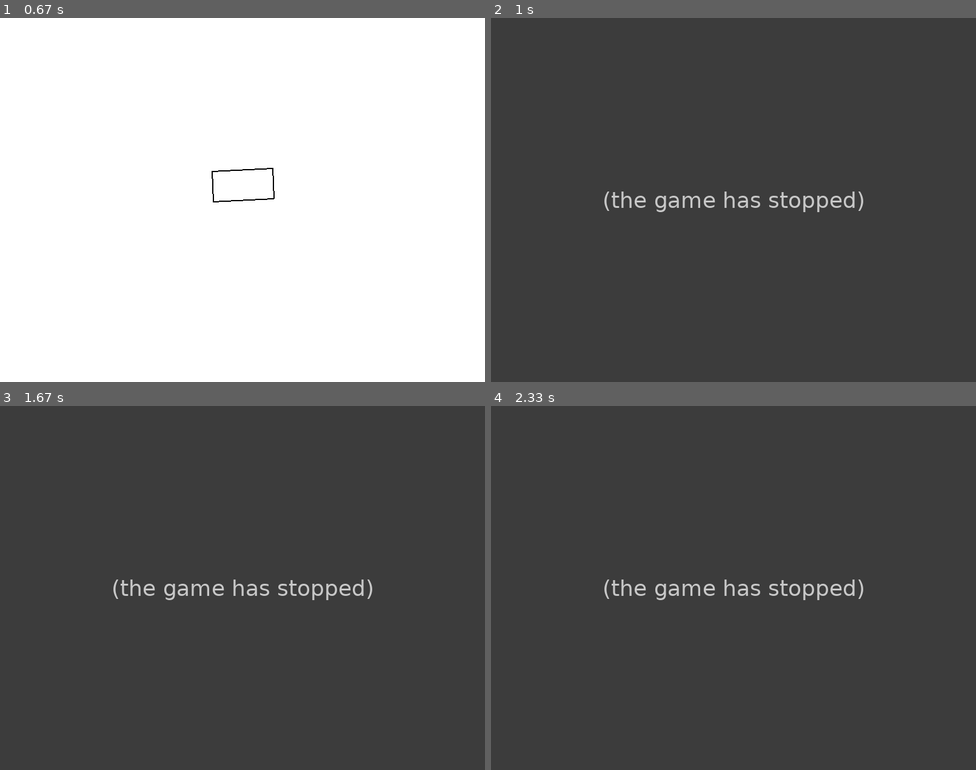
Above: before the commit, frames 1-4 (two rows, left to right).
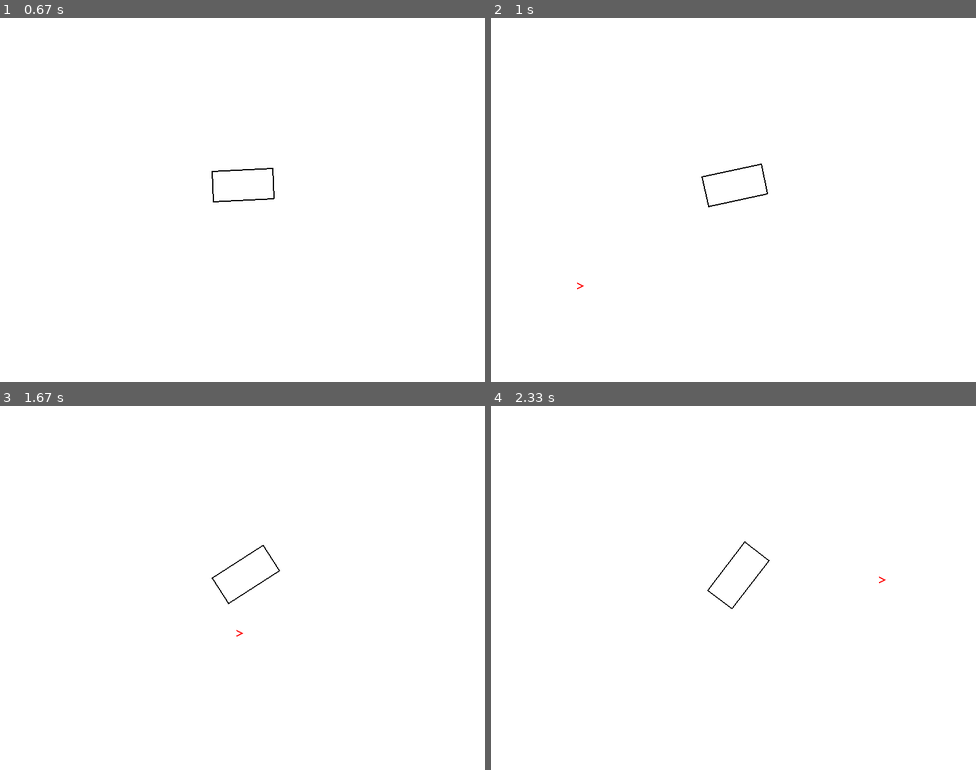
Above: after the commit, the same moments.

Repository: Sekou/PYHelpersRTU
Game: pygame game, started from forces2d.py
The game is run twice, just before and just after one commit, with the same random seed, the same clock (stepped at 60 frames per second) and the same inputs.
Inputs (mouse positions are in pixels of both pictures, inside the frame that each line leads up to):
- Up to frame 1 (0.67 s): press the mouse at (126, 203) at 0.37 s; move the mouse to (208, 243) at 0.47 s; release the mouse at (291, 280) at 0.6 s
- Up to frame 2 (1 s): click (583, 287) at 0.73 s
- Up to frame 3 (1.67 s): click (252, 464) at 1.07 s; click (242, 631) at 1.4 s
- Up to frame 4 (2.33 s): click (655, 467) at 1.73 s; click (883, 580) at 2.07 s

Frame 1 is identical in both runs. In frame 2, 100% of the frame differs, in the area x 0-100%, y 0-100%; in frame 3, 100%; in frame 4, 100%.
Error before the commit: ValueError: Can't normalize Vector of length Zero (forces2d.py line 90); the game stopped at 0.8 s (later frames are placeholders)

Commit message:
Update forces2d.py

Diff:
--- a/forces2d.py
+++ b/forces2d.py
@@ -86,11 +86,12 @@
             mousedown=False
             p2 = pygame.Vector2(pygame.mouse.get_pos())
             force_direction = p2 - p1
-            force_magnitude = 500  # произвольная сила
-            force = force_direction.normalize() * force_magnitude
-            # Применим силу к центру или точке вне центра для вращения
-            body.apply_force(force, application_point=p1)
-            p1, p2 = None, None
+            if np.linalg.norm(force_direction)>0:
+                force_magnitude = 500  # произвольная сила
+                force = force_direction.normalize() * force_magnitude
+                # Применим силу к центру или точке вне центра для вращения
+                body.apply_force(force, application_point=p1)
+                p1, p2 = None, None
 
     body.update(dt) # Обновление
 
@@ -102,4 +103,5 @@
 
 pygame.quit()
 
+
 #2025, by S. Diane
